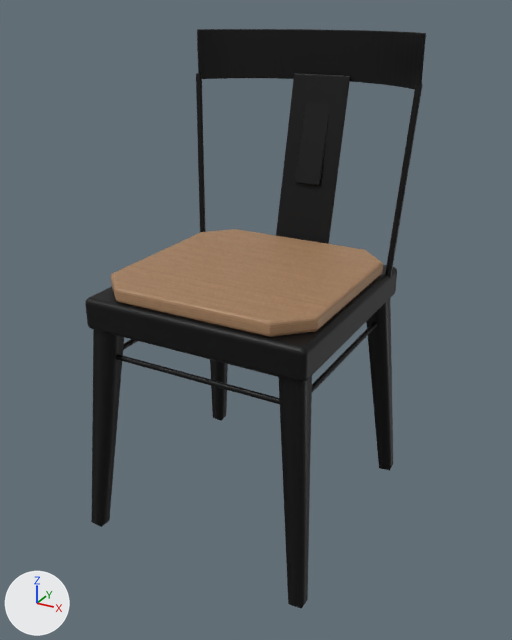
Renders of the glTF model models/chair-mackay.glb from each side of a commit.
One viewpoint serves both versions: a 50 mm lens placed at (0.549, -1.007, 0.854), pointed at (0.006, -0.02, 0.361). Lighting does not change. The marker at lower left points along +X, +Y and +Z. The first picture is the older version. Where no turn or scale is listed for an object, it has been applied to the vertices. Vertices at exactly the same position are counted once.

Before the edit, the objects in view are built like this:
```python
ob_mesh_0 = bpy.data.objects.new('Mesh_0', me_mesh_0)
ob_mesh_0.location = (0.0, 0.002, 0.409)
ob_mesh_1 = bpy.data.objects.new('Mesh_1', me_mesh_1)
ob_mesh_1.location = (0.0, -0.03, 0.448)
# me_mesh_0
# before: 153 (-0.188, 0.166, -0.411) at pixel (221, 420), 155 (-0.188, 0.189, -0.409) at pixel (226, 415), 157 (-0.21, 0.189, -0.407), 159 (-0.21, 0.166, -0.409) at pixel (212, 417), 161 (-0.199, 0.178, -0.409)
# before: 163 (-0.188, -0.248, -0.409) at pixel (101, 526), 165 (-0.188, -0.225, -0.411) at pixel (109, 520), 167 (-0.21, -0.225, -0.409), 169 (-0.21, -0.248, -0.407) at pixel (91, 522), 171 (-0.199, -0.236, -0.409)
# before: 173 (0.21, 0.166, -0.409) at pixel (389, 470), 175 (0.21, 0.189, -0.407) at pixel (393, 463), 177 (0.188, 0.189, -0.409), 179 (0.188, 0.166, -0.411) at pixel (378, 468), 181 (0.199, 0.178, -0.409)
# before: 183 (0.21, -0.248, -0.407) at pixel (301, 608), 185 (0.21, -0.225, -0.409) at pixel (307, 599), 187 (0.188, -0.225, -0.411), 189 (0.188, -0.248, -0.409) at pixel (288, 604), 191 (0.199, -0.236, -0.409)
```
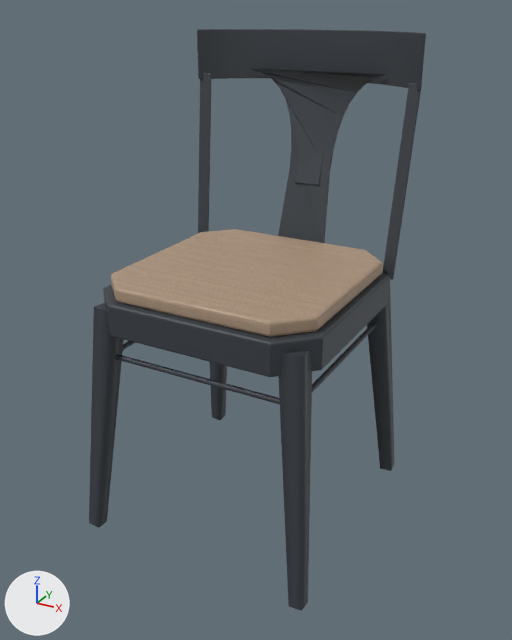
Where the newer file only moved an object's origin or applied its transform, the numbers keep the older frame.

Edits to the bpy script that builds the scene:
```text
Change mat_light_elm:
    remove n2 = _N.new('ShaderNodeMix'); n2.name = 'Mix'
    remove n2.data_type = 'RGBA'
    remove n2.blend_type = 'MULTIPLY'
    remove n2.inputs[0].default_value = 1.0  # 'Factor'
    remove n2.inputs[7].default_value = (0.896, 0.716, 0.539, 1.0)  # 'B', beige #f3dcc2
    where n0 = _N.new('ShaderNodeBsdfPrincipled'); n0.name = 'Principled BSDF'
    where n3 = _N.new('ShaderNodeTexImage'); n3.name = 'Image Texture'
    remove _L.new(n2.outputs[2], n0.inputs[0])  # 'Result' to 'Base Color'
    remove _L.new(n3.outputs[0], n2.inputs[6])  # 'Color' to 'A'
    add _L.new(n3.outputs[0], n0.inputs[0])  # 'Color' to 'Base Color'
Add mat_aged_black_chair:
    mat_aged_black_chair = principled_material('aged black chair')
    mat_aged_black_chair.base_color = (0.0612, 0.0723, 0.0844)  # dark grey #464c52
    mat_aged_black_chair.metallic = 0.35
    mat_aged_black_chair.roughness = 0.55
Change me_mesh_0:
    verts and faces of me_mesh_0; kept vertices keep their numbers, new ones are numbered from 5560
    remove me_mesh_0.from_pydata(...)  # 5560 vertices, 10920 faces; spans x -0.212..0.212, y -0.248..0.248, z -0.411..0.411
    add me_mesh_0.from_pydata(...)  # 4208 vertices, 8264 faces; spans x -0.213..0.213, y -0.252..0.248, z -0.411..0.411
    me_mesh_0 part 1: the loose piece of 152 vertices spanning x -0.055..0.055, y 0.166..0.238, z 0.036..0.336 is multiplied about its middle by the matrix ((-0.186, -0.151, 0.061), (-0.037, 0.751, -0.302), (0.0, -0.33, -0.994)), then moved by (-0.194, -0.064, -0.01), in mat_aged_black_chair (dark grey #464c52)
    me_mesh_0 part 2: the loose piece of 152 vertices spanning x -0.055..0.055, y 0.166..0.238, z 0.036..0.336 is copied, and the copy is multiplied about its middle by the matrix ((-0.186, 0.151, -0.061), (0.037, 0.751, -0.302), (0.0, -0.33, -0.994)), then moved by (0.194, -0.064, -0.01), in mat_aged_black_chair (dark grey #464c52); it spans x 0.179..0.209, y 0.114..0.161, z 0.016..0.336
    me_mesh_0 part 3: the loose piece of 152 vertices spanning x -0.195..0.195, y -0.227..0.163, z -0.029..0.026 is rebuilt with 64 vertices and now spans x -0.197..0.197, y -0.229..0.165, z -0.029..0.026, in mat_aged_black_chair (dark grey #464c52)
    me_mesh_0 part 4: a new loose piece of 40 vertices spanning x -0.13..0.13, y 0.161..0.221, z 0.036..0.344, in mat_aged_black_chair (dark grey #464c52)
    me_mesh_0 part 5: the loose piece of 728 vertices spanning x -0.212..-0.185, y 0.112..0.152, z 0.016..0.337 is deleted
    me_mesh_0 part 6: the loose piece of 728 vertices spanning x 0.185..0.212, y 0.112..0.152, z 0.016..0.337 is deleted
    me_mesh_0 part 7
    add for i in [157, 159, 161]: verts[i] += (-0.003, 0.0, 0.0)
    add verts[153] = (-0.19, 0.166, -0.411)  # moved, pixel (220, 420)
    add verts[155] = (-0.19, 0.189, -0.409)  # moved, pixel (225, 415)
    me_mesh_0 part 8
    add for i in [167, 169, 171]: verts[i] += (-0.003, -0.004, 0.0)
    add verts[163] = (-0.19, -0.252, -0.409)  # moved, pixel (98, 527)
    add verts[165] = (-0.19, -0.229, -0.411)  # moved, pixel (106, 521)
    me_mesh_0 part 9
    add for i in [173, 175, 181]: verts[i] += (0.003, 0.0, 0.0)
    add verts[177] = (0.19, 0.189, -0.409)  # moved
    add verts[179] = (0.19, 0.166, -0.411)  # moved, pixel (380, 468)
    me_mesh_0 part 10
    add for i in [183, 185, 191]: verts[i] += (0.003, -0.004, 0.0)
    add verts[187] = (0.19, -0.229, -0.411)  # moved
    add verts[189] = (0.19, -0.252, -0.409)  # moved, pixel (288, 606)
    me_mesh_0 part 11
    21 vertices are removed from x -0.154..0.154, y 0.186..0.242, z 0.146..0.411
    185 faces are deleted
    20 vertices move within x -0.154..0.154, y 0.187..0.242, z 0.146..0.411
    21 vertices are added at x -0.154..0.154, y 0.187..0.243, z 0.147..0.411
    185 new faces join them
    me_mesh_0 part 12: 7279 faces spanning x -0.213..0.213, y -0.252..0.248, z -0.411..0.411 switch from mat_aged_black (black #1b1b1c) to mat_aged_black_chair (dark grey #464c52)
```

Boxes [x1, y1, x2, y2] around the edits, measured in the pictures (512 x 640 px; the box of a moved part takes in the faces that stretch with it):
'Mesh_0', reshaped
    before: [85, 29, 426, 608]
    after: [89, 29, 426, 611]
'Mesh_1', recoloured
    both: [111, 229, 383, 337]
part 1 of me_mesh_0, moved or reshaped
    before: [276, 73, 350, 244]
    after: [198, 73, 212, 233]
part 2 of me_mesh_0, added
    after: [383, 83, 422, 280]
part 3 of me_mesh_0, rebuilt (8% narrower, 11% shorter)
    before: [85, 265, 397, 383]
    after: [103, 272, 390, 377]
part 4 of me_mesh_0, added
    after: [252, 69, 385, 243]
part 5 of me_mesh_0, deleted (black)
    before: [196, 73, 206, 232]
part 6 of me_mesh_0, deleted (black)
    before: [385, 84, 423, 279]
part 7 of me_mesh_0, moved or reshaped
    before: [210, 360, 228, 421]
    after: [210, 362, 227, 420]
part 8 of me_mesh_0, moved or reshaped
    before: [91, 329, 124, 527]
    after: [89, 307, 124, 528]
part 9 of me_mesh_0, moved or reshaped
    before: [366, 299, 393, 471]
    after: [367, 286, 394, 471]
part 10 of me_mesh_0, moved or reshaped
    before: [279, 376, 312, 608]
    after: [279, 351, 312, 611]
part 11 of me_mesh_0, moved or reshaped
    both: [254, 29, 388, 184]
part 12 of me_mesh_0, recoloured
    both: [91, 29, 426, 608]
